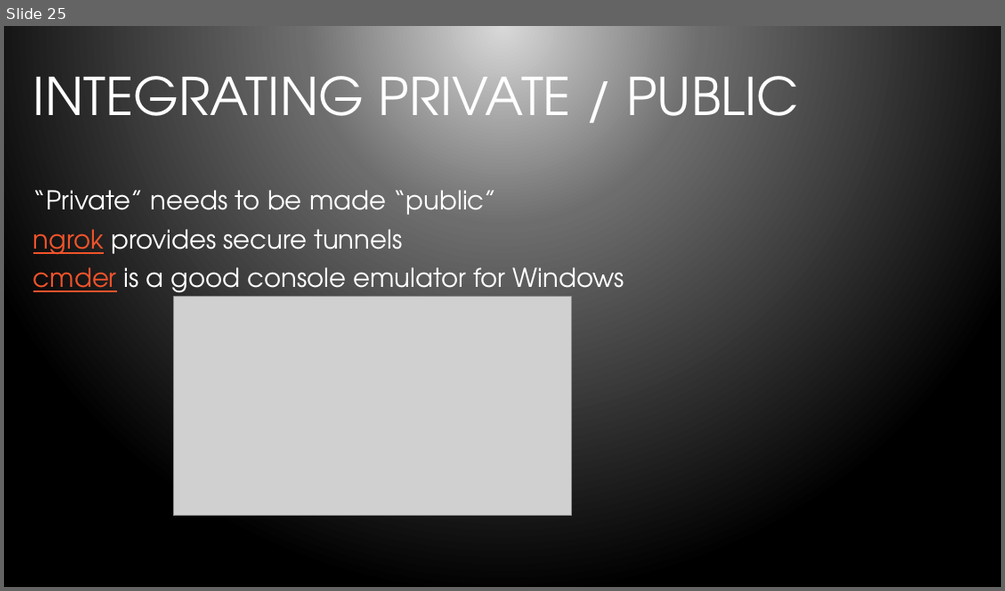
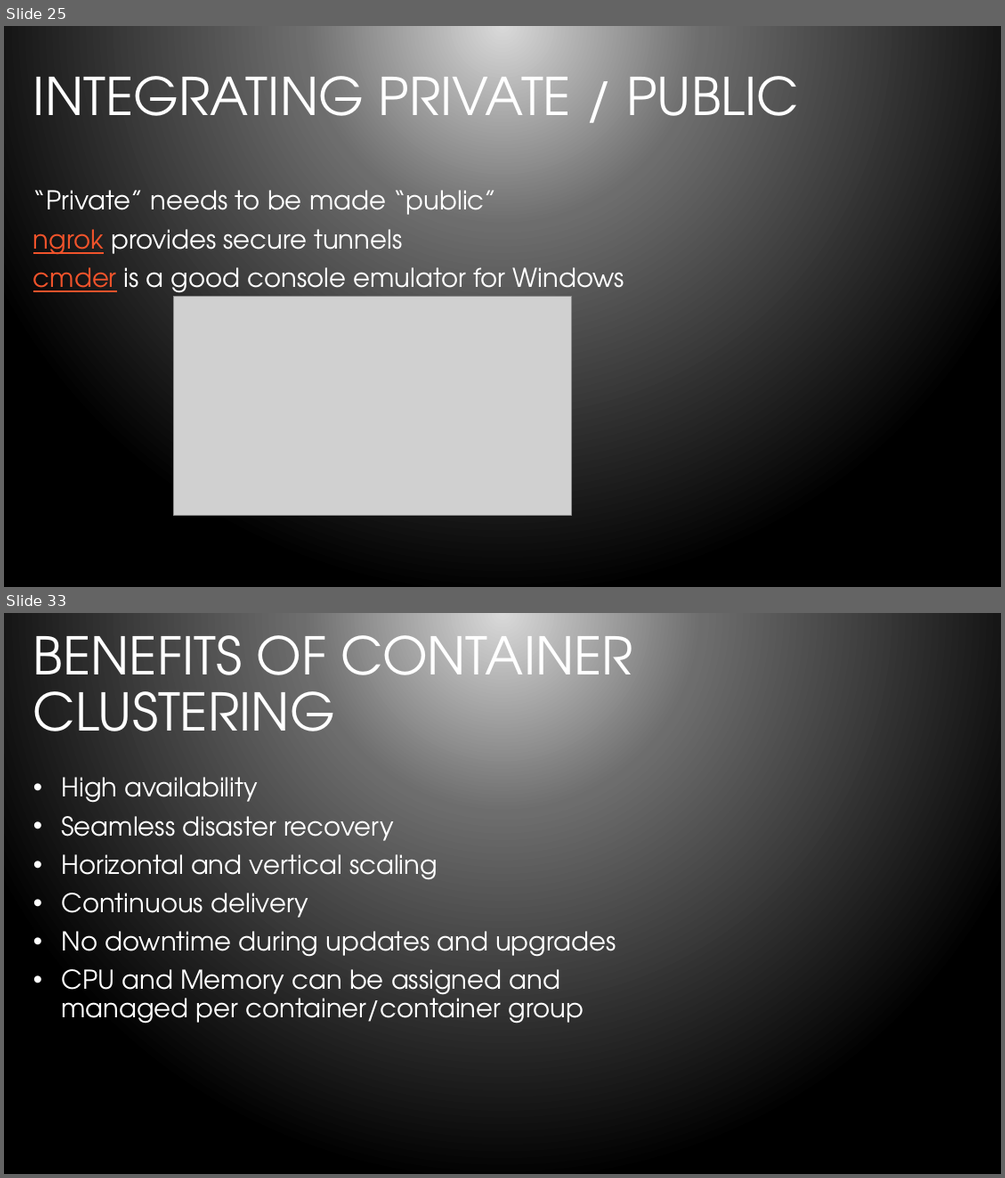
Before and after one commit to bleedingcode/domino-js-masterclass, a slide deck: presentation/8598 Domino and JS.pptx. Shown one above the other, each under a label of ours: slide 25 before the commit, slides 25 and 33 after it; the slides between them are not shown. The pictures are 1005x591 and 1005x1178 pixels, drawn with LibreOffice and Linux fonts; fonts in the diff are those of the drawing; grey boxes stand for pictures; background and template pictures are left out. Boxes give left, top, right and bottom in pixels: in the first picture for what was removed or moved away, otherwise in the second. Text is boxed around its words. In the diff, an @@ line names an element or a change of style, - is before the commit and + after.

```diff
--- a/presentation/8598 Domino and JS.pptx
+++ b/presentation/8598 Domino and JS.pptx
@@ slide 33 added at box(4, 613, 1001, 1174), background gradient #D9D9D9 to #6D6D6D to #000000 @@
@@ title added at box(33, 620, 633, 754), 50 pt, text #FFFFFF @@
+BENEFITS OF CONTAINER CLUSTERING
@@ text added at box(61, 777, 616, 1023), 25 pt, text #FFFFFF @@
+• High availability
+• Seamless disaster recovery
+• Horizontal and vertical scaling
+• Continuous delivery
+• No downtime during updates and upgrades
+• CPU and Memory can be assigned and managed per container/container group
```
Also in this commit, not shown: 3 slides changed, 7 other slides added.
